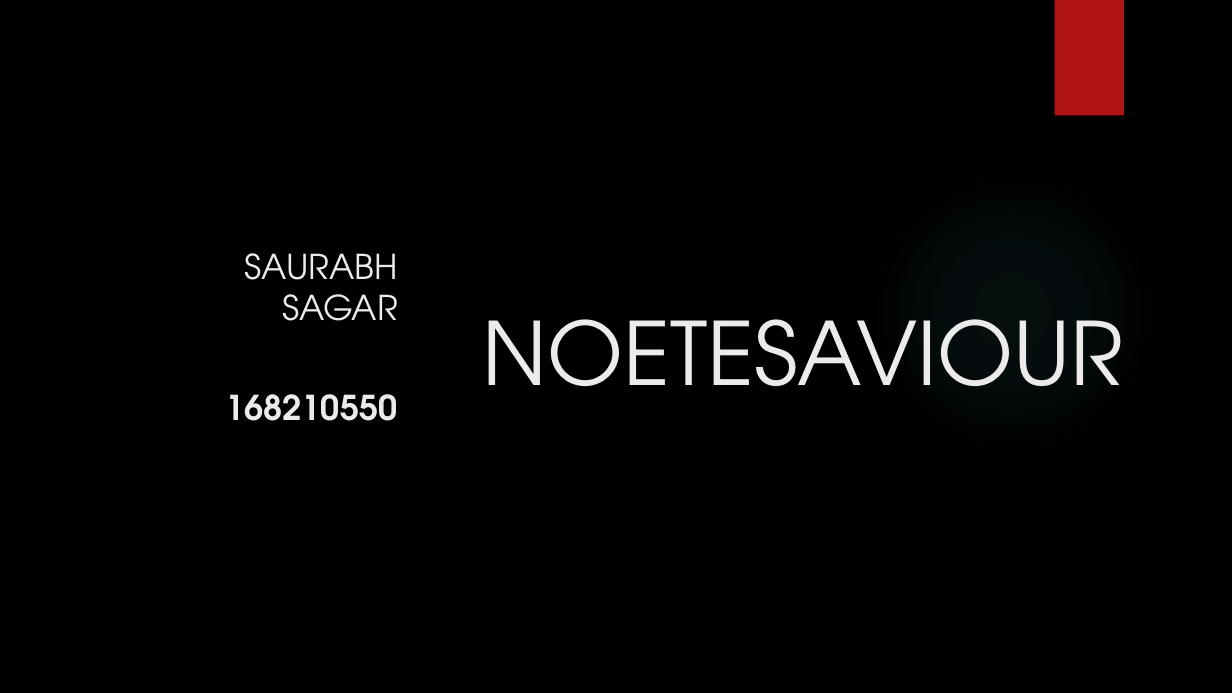
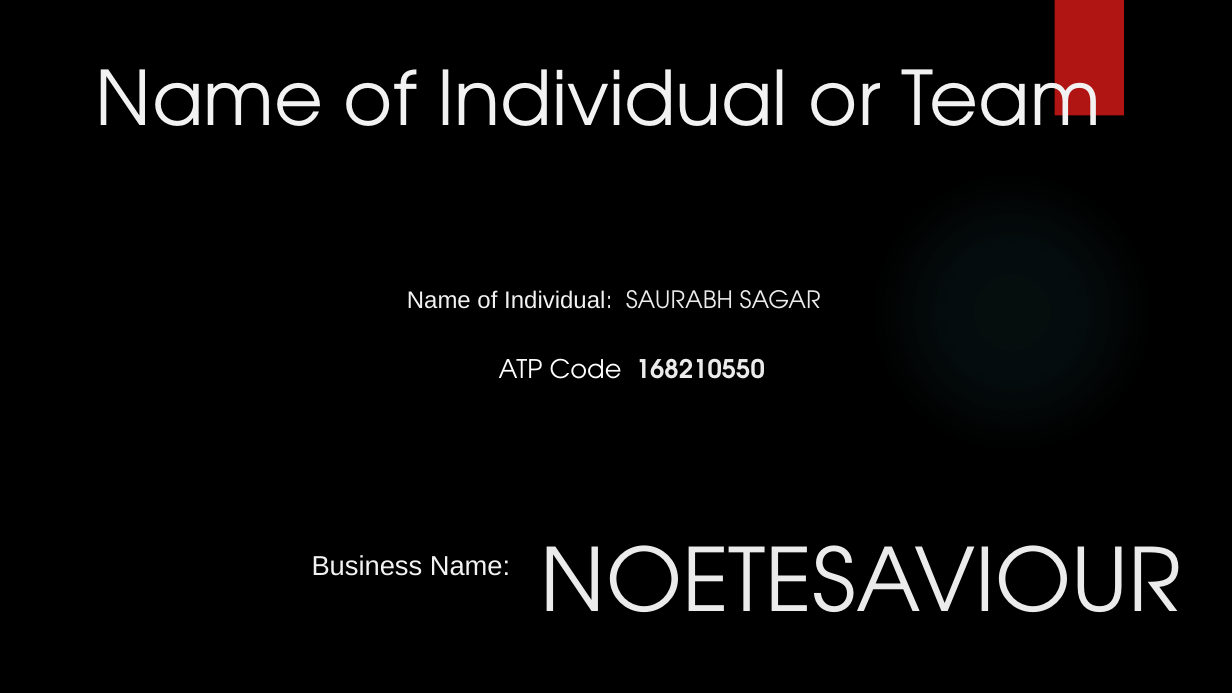
Before and after one commit to sagarsaurabhssnl/ATTENDANCE-APP, a slide deck: slide 1 of pitching.pptx. Drawn at 1232x693 pixels with LibreOffice and Linux fonts; fonts in the diff are those of the drawing; background and template pictures are left out. Boxes give left, top, right and bottom in pixels: in the first picture for what was removed or moved away, otherwise in the second. Text is boxed around its words. In the diff, an @@ line names an element or a change of style, - is before the commit and + after.

```diff
--- a/pitching.pptx
+++ b/pitching.pptx
@@ text added at bbox=[96, 46, 1101, 126], 44 pt, text #F2F2F2 @@
+Name of Individual or Team
@@ subtitle removed at bbox=[225, 253, 398, 421] @@
-SAURABH SAGAR
-168210550
@@ text added at bbox=[407, 290, 821, 309], 14 pt, text #F2F2F2 @@
+Name of Individual: SAURABH SAGAR
@@ text added at bbox=[499, 358, 765, 379], 15 pt, text #EBEBEB, bold @@
+ATP Code 168210550
@@ title "NOETESAVIOUR": place and size @@
-title "NOETESAVIOUR" at bbox=[483, 319, 1124, 386]
+title "NOETESAVIOUR" at bbox=[541, 545, 1182, 612]
@@ text added at bbox=[312, 555, 510, 576], 16 pt, text #F2F2F2 @@
+Business Name:
```
Also in this commit, not shown: 7 other slides changed, 1 slide added.
